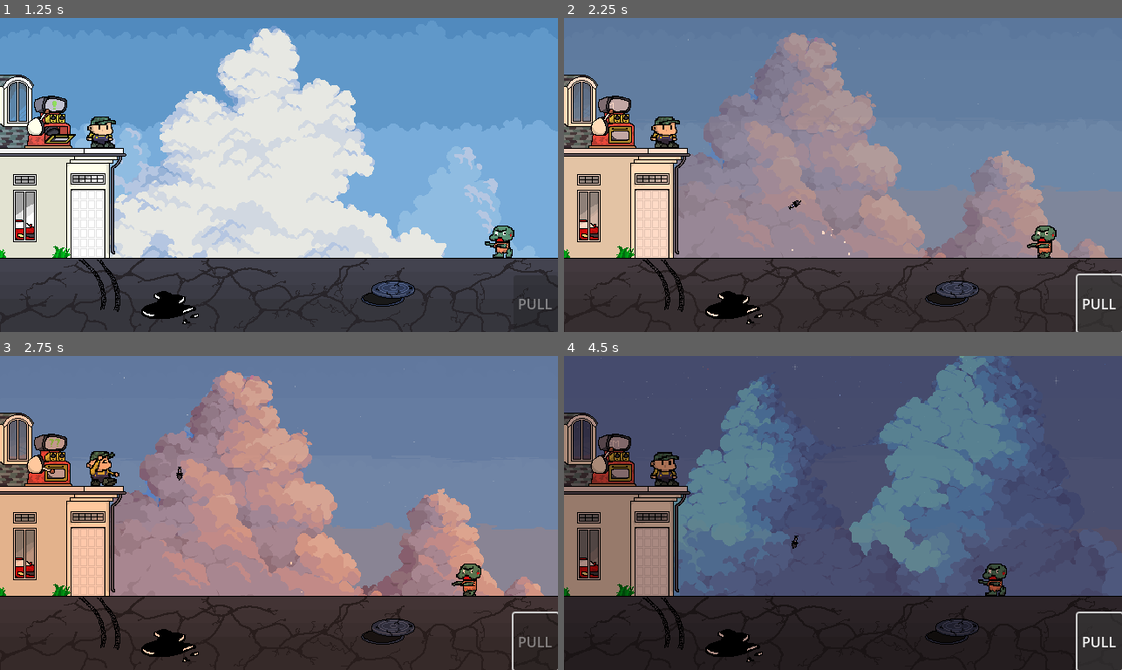
Above: before the commit, frames 1-4 (two rows, left to right).
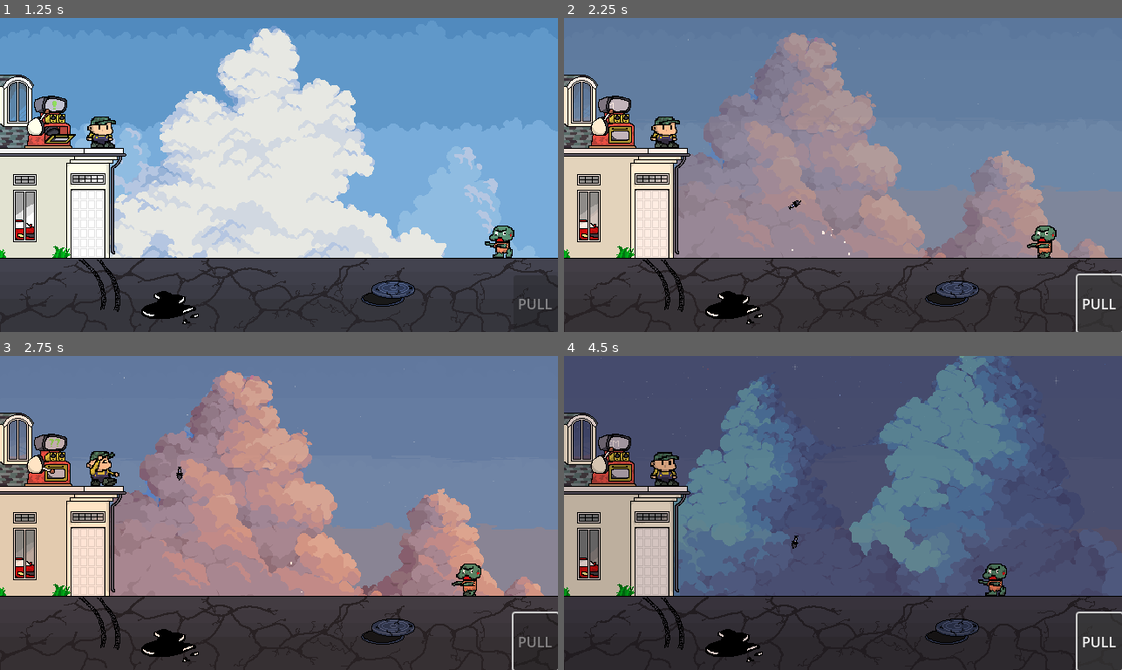
Above: after the commit, the same moments.

Repository: RayhanSP/gamedev-solo
Game: Godot game, scene res://scenes/main.tscn
The game is run twice, just before and just after one commit, with the same random seed, the same clock (stepped at 60 frames per second) and the same inputs.
Inputs:
- Up to frame 1 (1.25 s): click "PULL" at 0.5 s
- Up to frame 2 (2.25 s): tap Enter (ui_accept) at 1.25, 1.52 s; hold Right (ui_right) from 1.28 s (still down)
- Up to frame 3 (2.75 s): keep holding Right (ui_right); tap Enter (ui_accept) at 2.27 s
- Up to frame 4 (4.5 s): release Right (ui_right) at 2.78 s; hold Right (ui_right) from 3.53 s (still down); tap Enter (ui_accept) at 3.77 s

Frame 1 is identical in both runs. In frame 2, 2.8% of the frame differs, in the area x 0-87%, y 18-98%; in frame 3, 6.9%; in frame 4, 8.3%, in the area x 0-80%, y 18-98%.

Commit message:
fix: reduce color tint strength

Diff:
--- a/scripts/time_manager.gd
+++ b/scripts/time_manager.gd
@@ -18,12 +18,16 @@
 	"midnight": $"../HouseLayers/HouseMidnight"
 }
 
+# Nilai 0.25 berarti warna aslinya cuma diambil 25%, sisanya 75% dicampur putih
+var tint_strength: float = 0.5
+
+# Color.WHITE.lerp() akan mencampur warna putih dengan warna target lu
 var time_colors = {
-	"day": Color("#ffffff"),
-	"evening": Color("#ffb38a"),
-	"night": Color("#4a5b78"),
-	"dusk": Color("#ff9d8a"),
-	"midnight": Color("7f5150ff")
+	"day": Color("#ffffff"), # Siang hari tetep putih murni
+	"evening": Color.WHITE.lerp(Color("#ffb38a"), tint_strength),
+	"night": Color.WHITE.lerp(Color("#4a5b78"), tint_strength),
+	"dusk": Color.WHITE.lerp(Color("#ff9d8a"), tint_strength),
+	"midnight": Color.WHITE.lerp(Color("#38222b"), tint_strength)
 }
 
 var cycle_sequence = ["day", "evening", "night", "dusk"]
